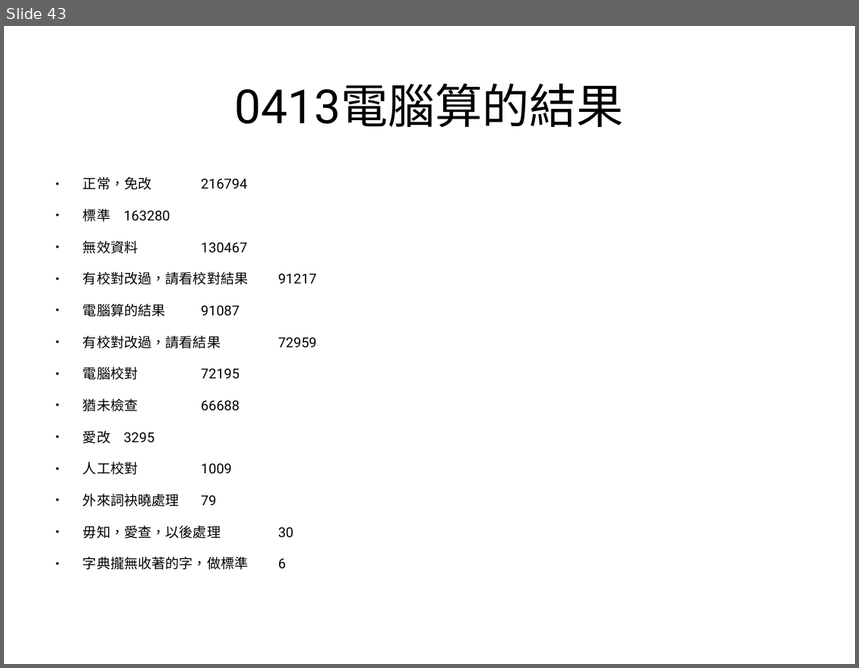
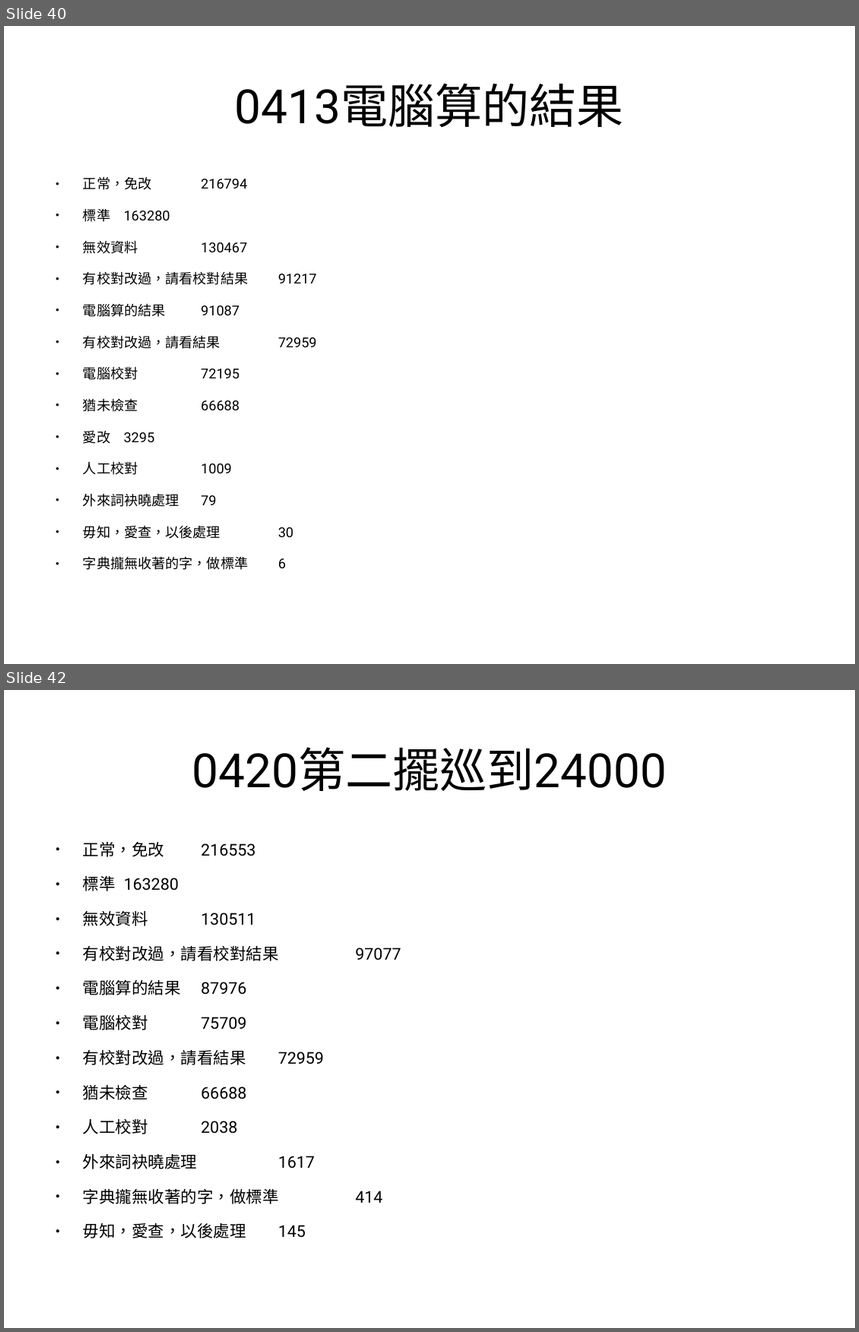
Before and after one commit to sih4sing5hong5/po3-ko3_tau5-iann2-phinn3, a slide deck: 翻譯報告.odp. Shown one above the other, each under a label of ours: slide 43 before the commit, slides 40 and 42 after it; the slides between them are not shown. The pictures are 859x668 and 859x1332 pixels, drawn with LibreOffice and Linux fonts; fonts in the diff are those of the drawing. Boxes give left, top, right and bottom in pixels: in the first picture for what was removed or moved away, otherwise in the second. Text is boxed around its words. In the diff, an @@ line names an element or a change of style, - is before the commit and + after.

```diff
--- a/翻譯報告.odp
+++ b/翻譯報告.odp
@@ slide 42 added at (4,690,855,1328), background #FFFFFF @@
@@ title added at (192,747,667,791), 44 pt, text #000000 @@
+0420第二擺巡到24000
@@ text added at (83,842,306,1239), 15.2 pt, text #000000 @@
+● 正常，免改 216553
+● 標準 163280
+● 無效資料 130511
+● 有校對改過，請看校對結果 97077
+● 電腦算的結果 87976
+● 電腦校對 75709
+● 有校對改過，請看結果 72959
+● 猶未檢查 66688
+● 人工校對 2038
+● 外來詞袂曉處理 1617
+● 字典攏無收著的字，做標準 414
+● 毋知，愛查，以後處理 145
@@ what was slide 43 is now slide 40 @@
```
Also in this commit, not shown: 1 slide changed, 1 other slide added, 3 slides removed.
